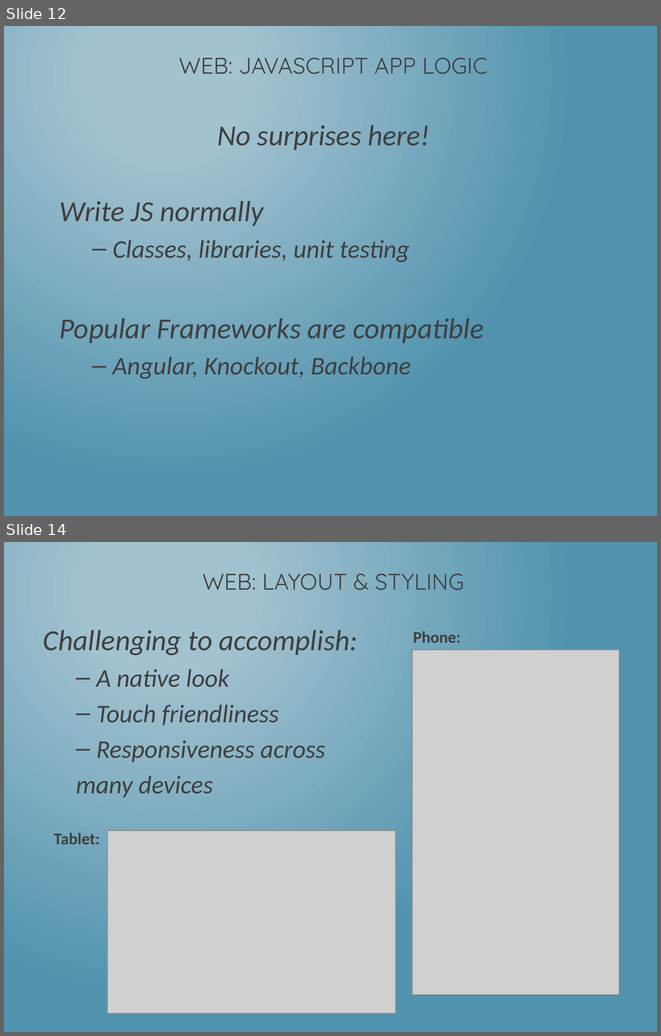
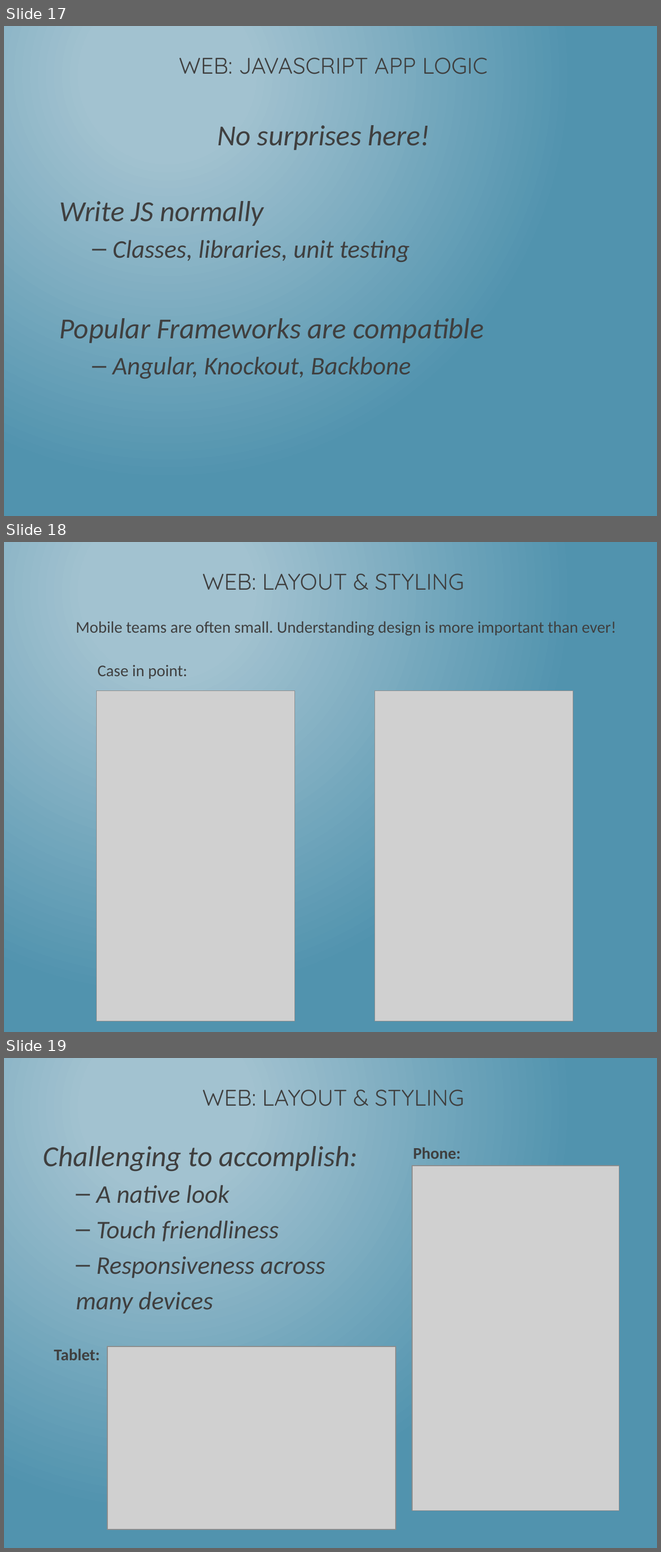
Before and after one commit to dotNetkow/Presentations, a slide deck: 2014-08-11 That Conference - Hybrid Apps/Building PhoneGap Mobile App w KendoUI.pptx. Shown one above the other, each under a label of ours: slides 12 and 14 before the commit, slides 17, 18 and 19 after it; the slides between them are not shown. The pictures are 661x1036 and 661x1552 pixels, drawn with LibreOffice and Linux fonts; fonts in the diff are those of the drawing; grey boxes stand for pictures. Boxes give left, top, right and bottom in pixels: in the first picture for what was removed or moved away, otherwise in the second. Text is boxed around its words. In the diff, an @@ line names an element or a change of style, - is before the commit and + after.

```diff
--- a/2014-08-11 That Conference - Hybrid Apps/Building PhoneGap Mobile App w KendoUI.pptx
+++ b/2014-08-11 That Conference - Hybrid Apps/Building PhoneGap Mobile App w KendoUI.pptx
@@ slide 18 added at bbox=[4, 542, 657, 1032], background gradient #A3C3D1 to #5194AF @@
@@ title added at bbox=[202, 573, 464, 590], 25 pt, text #3F3F3F @@
+WEB: LAYOUT & STYLING
@@ text added at bbox=[76, 621, 616, 635], 18 pt, text #3F3F3F @@
+Mobile teams are often small. Understanding design is more important than ever!
@@ text added at bbox=[97, 665, 187, 679], 18 pt, text #3F3F3F @@
+Case in point:
@@ picture added at bbox=[97, 691, 294, 1021] @@
@@ picture added at bbox=[375, 691, 573, 1021] @@
@@ what was slide 12 is now slide 17 @@
@@ what was slide 14 is now slide 19 @@
```
Also in this commit, not shown: 6 slides changed, 9 other slides added, 3 slides removed.
